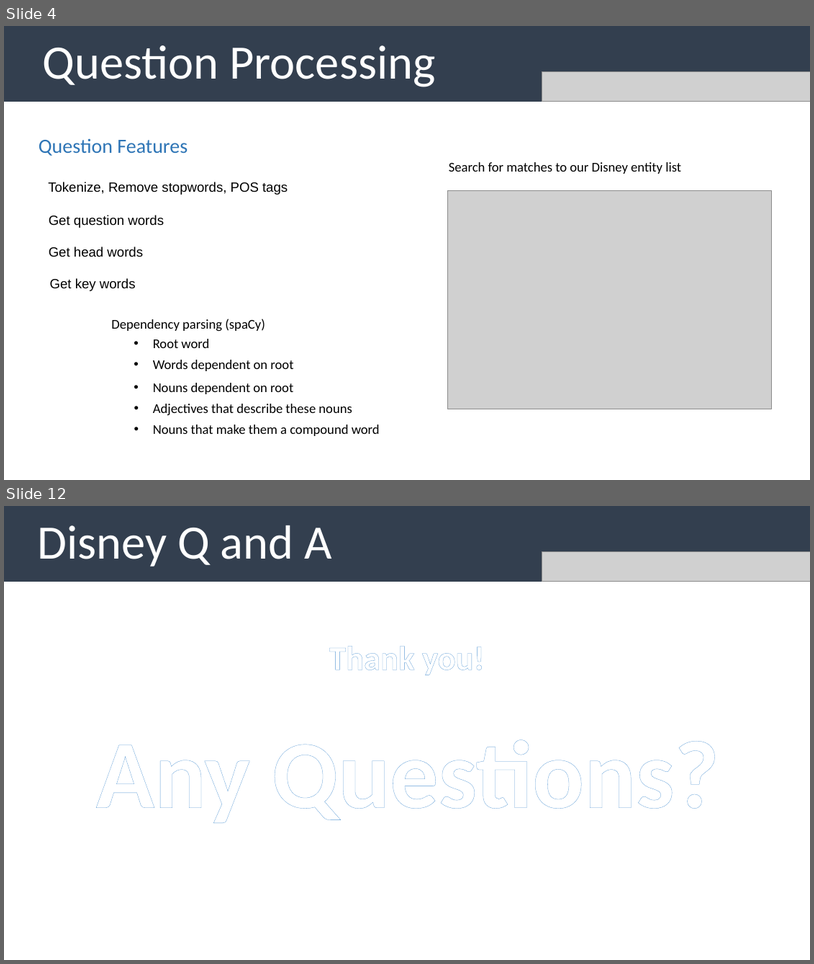
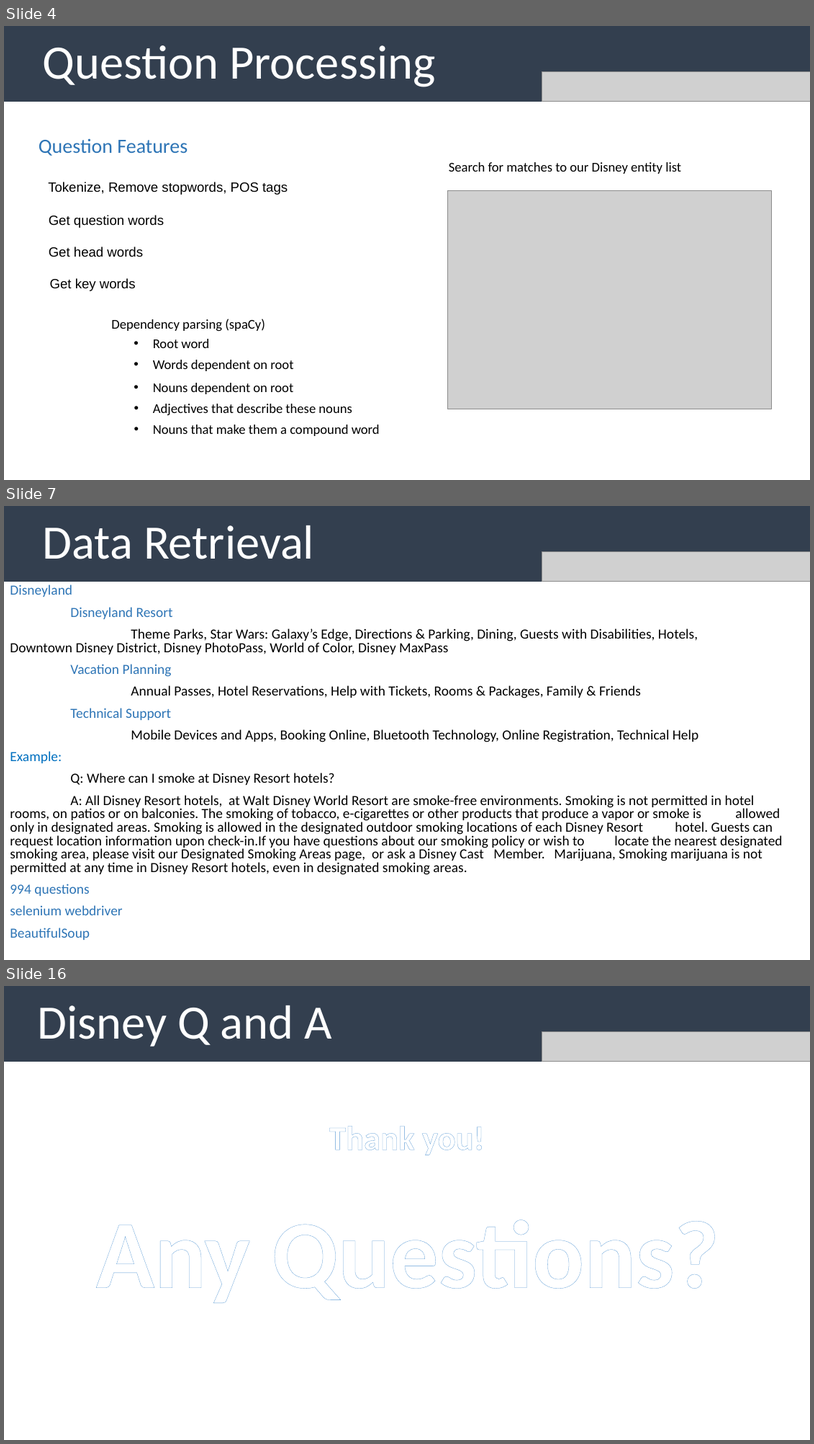
Before and after one commit to uabinf/nlp-group-project-fall-2020-disneyqanda, a slide deck: disneyqanda.pptx. Shown one above the other, each under a label of ours: slides 4 and 12 before the commit, slides 4, 7 and 16 after it; the slides between them are not shown. The pictures are 814x964 and 814x1444 pixels, drawn with LibreOffice and Linux fonts; fonts in the diff are those of the drawing; grey boxes stand for pictures. Boxes give left, top, right and bottom in pixels: in the first picture for what was removed or moved away, otherwise in the second. Text is boxed around its words. In the diff, an @@ line names an element or a change of style, - is before the commit and + after.

```diff
--- a/disneyqanda.pptx
+++ b/disneyqanda.pptx
@@ slide 7 added at (4,506,810,960), background #FFFFFF @@
@@ rectangle added at (4,506,810,582), fill #333F50, 57 pt, text #FFFFFF @@
+Data Retrieval
@@ picture added at (543,552,810,582) @@
@@ text added at (10,584,783,939), 16.6 pt, text #000000 @@
+Disneyland
+Disneyland Resort
+Theme Parks, Star Wars: Galaxy’s Edge, Directions & Parking, Dining, Guests with Disabilities, Hotels, Downtown Disney District, Disney PhotoPass, World of Color, Disney MaxPass
+Vacation Planning
+Annual Passes, Hotel Reservations, Help with Tickets, Rooms & Packages, Family & Friends
+Technical Support
+Mobile Devices and Apps, Booking Online, Bluetooth Technology, Online Registration, Technical Help
+Example:
+Q: Where can I smoke at Disney Resort hotels?
+A: All Disney Resort hotels, at Walt Disney World Resort are smoke-free environments. Smoking is not permitted in hotel rooms, on patios or on balconies. The smoking of tobacco, e-cigarettes or other products that produce a vapor or smoke is allowed only in designated areas. Smoking is allowed in the designated outdoor smoking locations of each Disney Resort hotel. Guests can request location information upon check-in.If you have questions about our smoking policy or wish to locate the nearest designated smoking area, please visit our Designated Smoking Areas page, or ask a Disney Cast Member. Marijuana, Smoking marijuana is not permitted at any time in Disney Resort hotels, even in designated smoking areas.
+994 questions
+selenium webdriver
+BeautifulSoup
@@ what was slide 12 is now slide 16 @@
```
Also in this commit, not shown: 3 slides changed, 7 other slides added, 4 slides removed.
